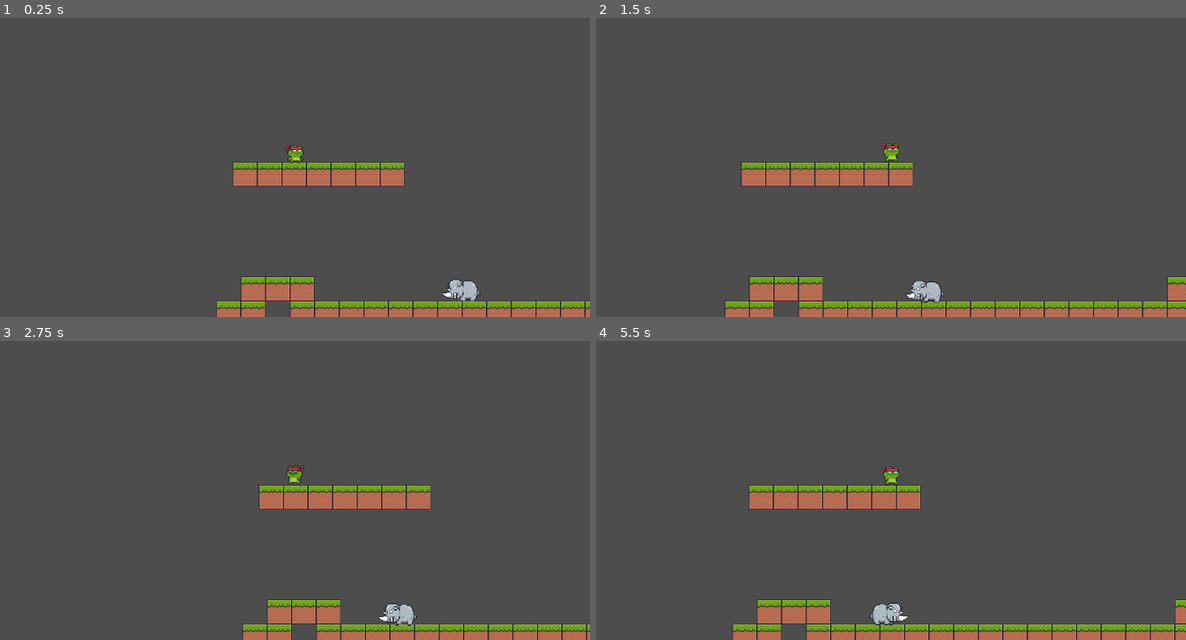
Above: before the commit, frames 1-4 (two rows, left to right).
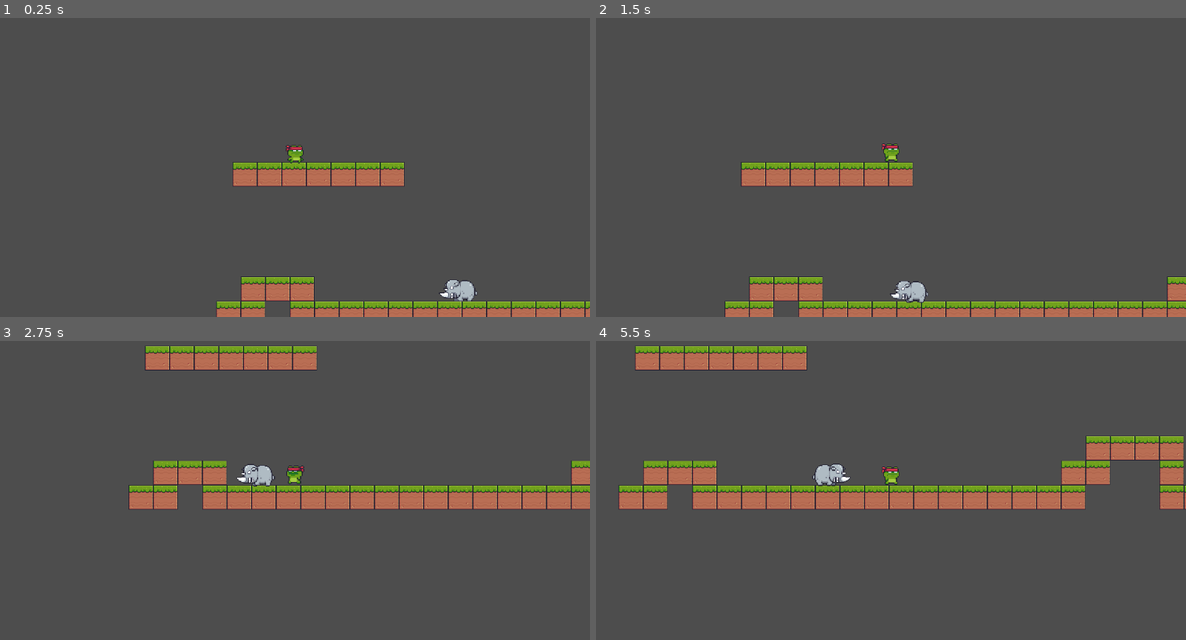
Above: after the commit, the same moments.

Repository: colbapnauj/mariobros
Game: Godot game, scene res://principal.tscn
Same seed, same stepped clock (60 frames per second), same inputs: the game is played once before the commit and once after it. This scene is started directly instead of the project's main scene.
Inputs:
- Up to frame 1 (0.25 s): no input
- Up to frame 2 (1.5 s): tap Enter (ui_accept) at 0.5, 0.77 s; hold Right (ui_right) from 0.53 s (still down)
- Up to frame 3 (2.75 s): tap Enter (ui_accept) at 1.52 s; release Right (ui_right) at 2.03 s; hold Left (ui_left) from 2.03 s (still down)
- Up to frame 4 (5.5 s): release Left (ui_left) at 2.78 s; hold Right (ui_right) 2.78-4.28 s; tap Enter (ui_accept) at 3.02, 3.77, 4.52 s; hold Left (ui_left) 4.28-5.03 s; hold Right (ui_right) from 5.03 s (still down)

The runs differ from the first frame. In frame 1, 0.2% of the frame differs, in the area x 74-82%, y 87-95%; in frame 2, 0.4%; in frame 3, 12%; in frame 4, 16%, in the area x 3-100%, y 1-100%.

Commit message:
Muerte de enemigo basica

Diff:
--- a/enemy.gd
+++ b/enemy.gd
@@ -1,6 +1,6 @@
 extends CharacterBody2D
 
-@export var PigRun: float = 70
+@export var PigRun: float = 90
 var gravedad: float = ProjectSettings.get_setting("physics/2d/default_gravity")
 
 func _ready():
@@ -26,5 +26,12 @@
 
 func _on_Hitbox_body_entered(body):
 	if body.is_in_group("Player"):
-		body.global_position = body.respawn_point
-		body.velocity = Vector2.ZERO
+		var difference_y = body.position.y - position.y
+		if difference_y < -30:
+			queue_free()
+			body.velocity.y = -250
+			body.jump()
+		else:
+			# El enemigo daña al jugador → lo manda al spawn
+			body.global_position = body.respawn_point
+			body.velocity = Vector2.ZERO
--- a/player.gd
+++ b/player.gd
@@ -7,6 +7,9 @@
 @onready var anim = $AnimatedSprite2D
 
 @onready var respawn_point = get_parent().get_node("RespawnPoint").global_position
+
+func jump():
+	velocity.y = fuerza_salto
 
 
 func _physics_process(delta):
